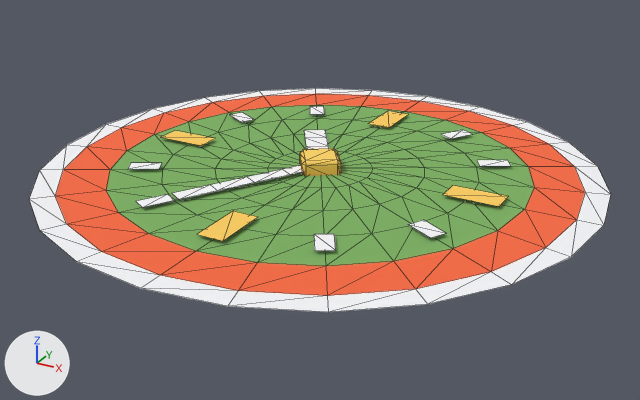
One commit to the glTF model public/assets/toycar/set-floral-clock.glb: the scene before it, then after it.
The view is the same before and after, from a 50 mm lens placed at (5.14, -9.36, 4.31), pointed at (0.09, -0.17, -0.29). Every picture has the same lights, and +X, +Y and +Z are marked at lower left. The picture after the commit comes second. Mesh edges are drawn as thin lines. Vertices at exactly the same position are counted once.

The older version as bpy lines, for what is in view:
```python
me_drape_bed = bpy.data.meshes.new('drape_bed')
me_drape_bed.from_pydata(...)  # 243 vertices, 348 faces; spans x -3.6..3.6, y -3.6..3.6, z -0.03..0.27
me_drape_bed.materials.append(mat_colormap)  # picture img_colormap_png
ob_drape_bed = bpy.data.objects.new('drape_bed', me_drape_bed)
ob_drape_bed.location = (0.0, 0.0, 0.0)
```
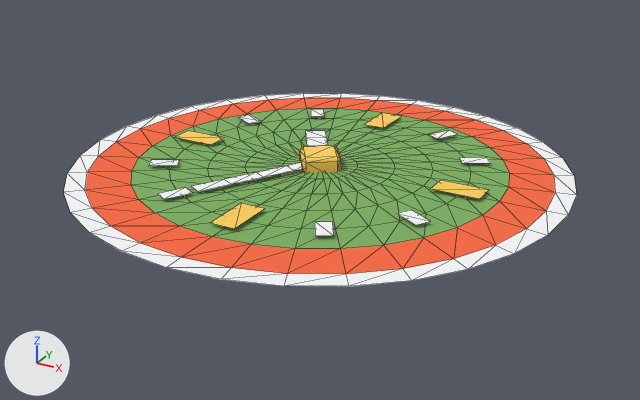
Location of each change, (x1, y1, x2, y2) in pixels of the pictures (640 x 400 px; the box of a moved part takes in the faces that stretch with it):
'drape_bed', reshaped (12% narrower, 14% shorter)
    before: (29, 88, 611, 312)
    after: (64, 93, 577, 286)
part 1 of me_drape_bed, moved or reshaped
    before: (304, 130, 329, 149)
    after: (306, 131, 328, 146)
part 2 of me_drape_bed, moved or reshaped
    before: (172, 165, 304, 199)
    after: (192, 163, 304, 192)
part 3 of me_drape_bed, rebuilt (12% narrower, 14% shorter)
    before: (29, 88, 611, 312)
    after: (64, 93, 577, 286)
part 4 of me_drape_bed, deleted
    before: (128, 106, 511, 251)
part 5 of me_drape_bed, moved or reshaped
    before: (300, 148, 341, 176)
    after: (300, 145, 341, 173)
part 6 of me_drape_bed, added
    after: (149, 109, 490, 236)

The change, as a diff of the scene's bpy script:
```diff
--- a/public/assets/toycar/set-floral-clock.glb.py
+++ b/public/assets/toycar/set-floral-clock.glb.py
@@ me_drape_bed @@
 # used by ob_drape_bed; location = (0.0, 0.0, 0.0)
-me_drape_bed.from_pydata(...)  # 243 vertices, 348 faces; spans x -3.6..3.6, y -3.6..3.6, z -0.03..0.27
+me_drape_bed.from_pydata(...)  # 324 vertices, 500 faces; spans x -3.2..3.2, y -3.2..3.2, z -0.03..0.31
+# me_drape_bed part 1: the loose piece of 10 vertices spanning x -0.84..0.13, y -0.08..1.22, z 0.13 is scaled about its middle by (0.898, 0.891, 1), then moved by (0.04, -0.06, 0.04)
+# me_drape_bed part 2: the loose piece of 10 vertices spanning x -1.1..0.1, y -1.79..0.05, z 0.13 is scaled about its middle by (0.877, 0.875, 1), then moved by (0.06, 0.11, 0.04)
+# me_drape_bed part 3: the loose piece of 151 vertices spanning x -3.6..3.6, y -3.6..3.6, z 0.08 is rebuilt with 232 vertices and now spans x -3.2..3.2, y -3.2..3.2, z 0.12
+# me_drape_bed part 4: 12 loose pieces with 48 vertices, spanning x -2.45..2.45, y -2.45..2.45, z 0.13, are deleted
+# me_drape_bed part 5
+# 12 vertices are removed from x -0.32..0.32, y -0.32..0.32, z 0.22..0.27
+# 30 faces are deleted
+# 4 vertices are added at (-0.05, -0.28, 0.31), (-0.28, 0.05, 0.31), (0.28, -0.05, 0.31), (0.05, 0.28, 0.31)
+# 8 new vertices lie (0.0, 0.0, 0.24) away from vertices in x -0.32..0.32, y -0.32..0.32, z 0.02
+# 30 new faces join them
+# me_drape_bed part 6
+# 48 vertices are added at x -2.21..2.21, y -2.21..2.21, z 0.17
+# 24 new faces join them
 me_drape_bed.materials.append(mat_colormap)
```
